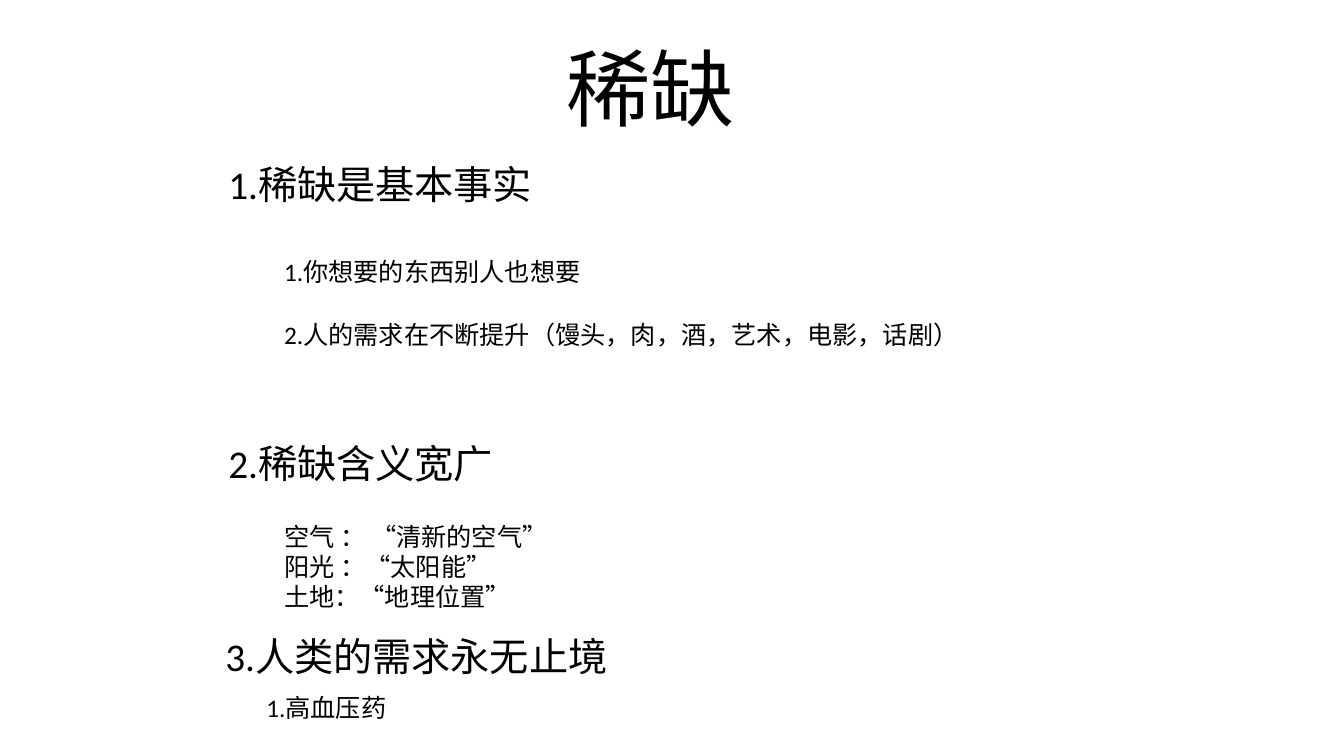
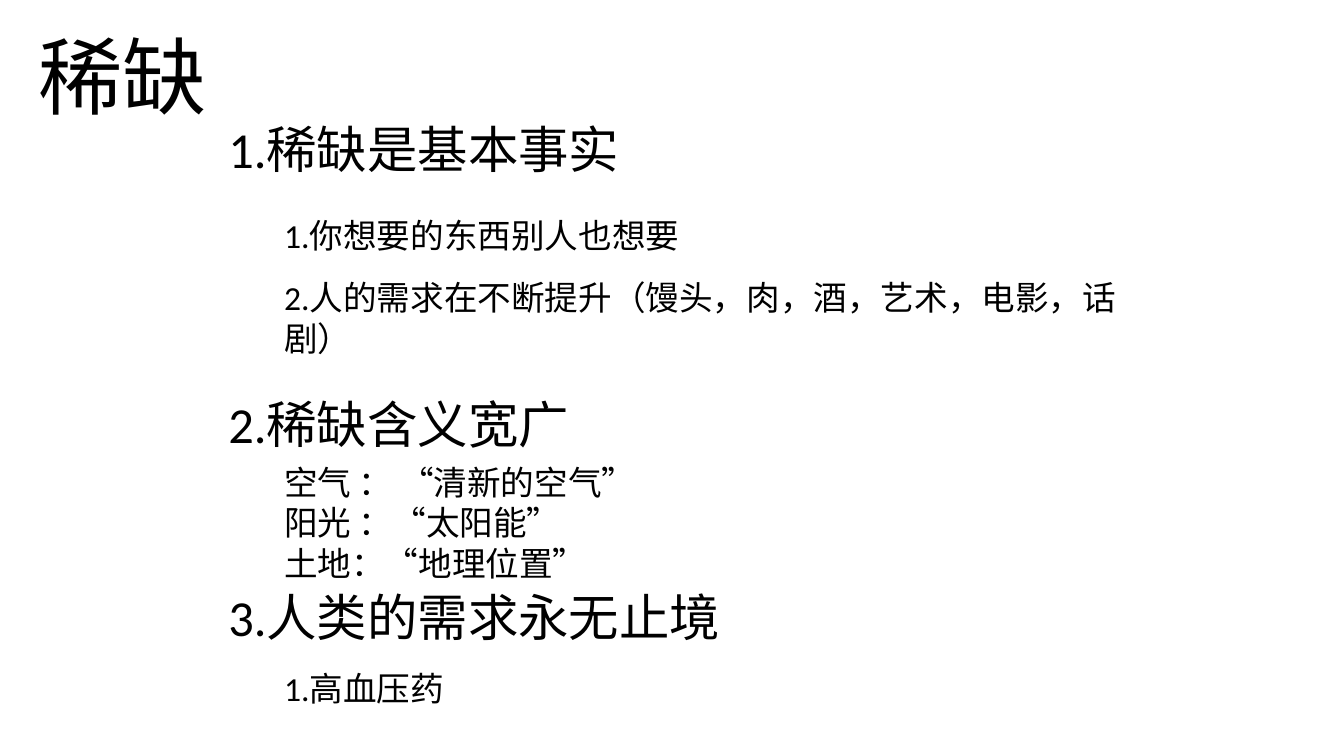
Before and after one commit to FredJiangFei/MyDocuments, a slide deck: slide 2 of 火车票/火车票.pptx (slide 4 before the commit). Drawn at 1344x756 pixels with LibreOffice and Linux fonts; fonts in the diff are those of the drawing. Boxes give left, top, right and bottom in pixels: in the first picture for what was removed or moved away, otherwise in the second. Text is boxed around its words. In the diff, an @@ line names an element or a change of style, - is before the commit and + after.

```diff
--- a/火车票/火车票.pptx
+++ b/火车票/火车票.pptx
@@ title "稀缺": place and size @@
-title "稀缺" at [567, 49, 735, 127]
+title "稀缺" at [38, 37, 206, 115]
@@ title "稀缺" at [38, 37, 206, 115]: alignment centre to left @@
@@ text "1.稀缺是基本事实": place and size @@
-text "1.稀缺是基本事实" at [228, 166, 532, 203]
+text "1.稀缺是基本事实" at [228, 127, 619, 173]
@@ text "1.你想要的东西别人也想要": place and size @@
-text "1.你想要的东西别人也想要" at [284, 261, 580, 283]
+text "1.你想要的东西别人也想要" at [284, 220, 679, 251]
@@ text "2.人的需求在不断提升（馒头，肉，酒，艺术，电影，话剧）": place and size @@
-text "2.人的需求在不断提升（馒头，肉，酒，艺术，电影，话剧）" at [284, 323, 958, 347]
+text "2.人的需求在不断提升（馒头，肉，酒，艺术，电影，话剧）" at [284, 283, 1116, 354]
@@ text "2.稀缺含义宽广": place and size @@
-text "2.稀缺含义宽广" at [228, 445, 493, 482]
+text "2.稀缺含义宽广" at [228, 402, 569, 448]
@@ size 18 to 24 pt in 4 elements at [284, 283, 1116, 354], [284, 674, 444, 704], [284, 220, 679, 251], [284, 466, 635, 579] @@
@@ text "空气 ： “清新的空气”": place and size @@
-text "空气 ： “清新的空气”" at [284, 524, 547, 608]
+text "空气 ： “清新的空气”" at [284, 466, 635, 579]
@@ size 28 to 36 pt in 3 elements at [228, 127, 619, 173], [228, 402, 569, 448], [228, 595, 720, 640] @@
@@ text "3.人类的需求永无止境": place and size @@
-text "3.人类的需求永无止境" at [225, 638, 607, 675]
+text "3.人类的需求永无止境" at [228, 595, 720, 640]
@@ text "1.高血压药": place and size @@
-text "1.高血压药" at [266, 697, 386, 719]
+text "1.高血压药" at [284, 674, 444, 704]
```
Also in this commit, not shown: 8 other slides changed, 3 slides added, 6 slides removed, 3 other files.
